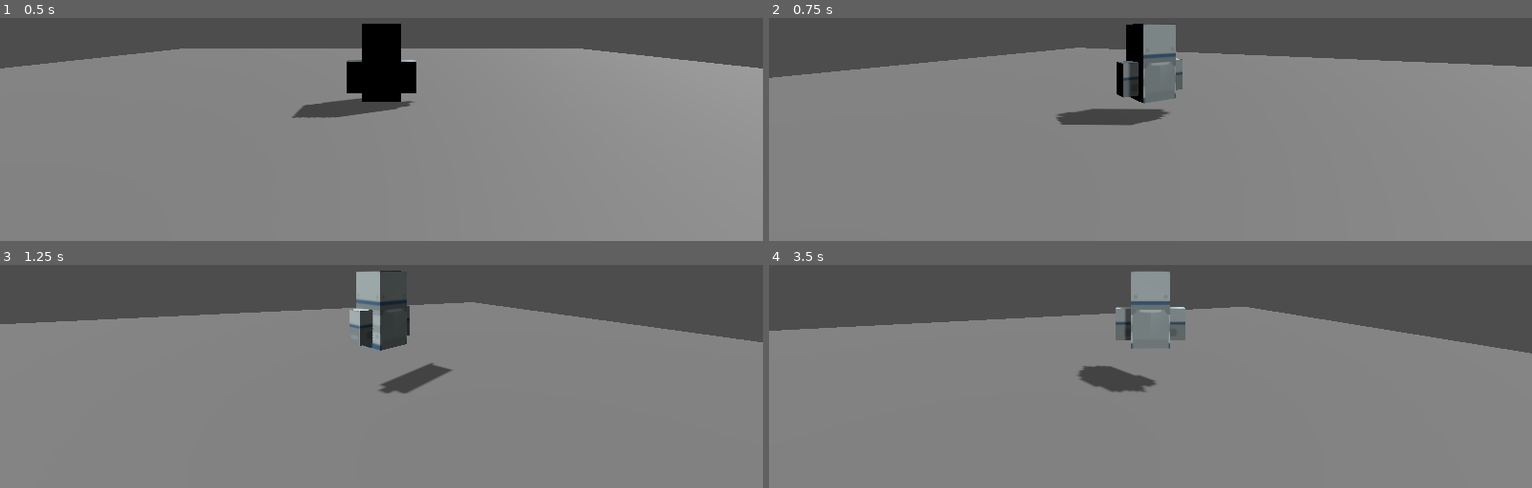
Above: before the commit, frames 1-4 (two rows, left to right).
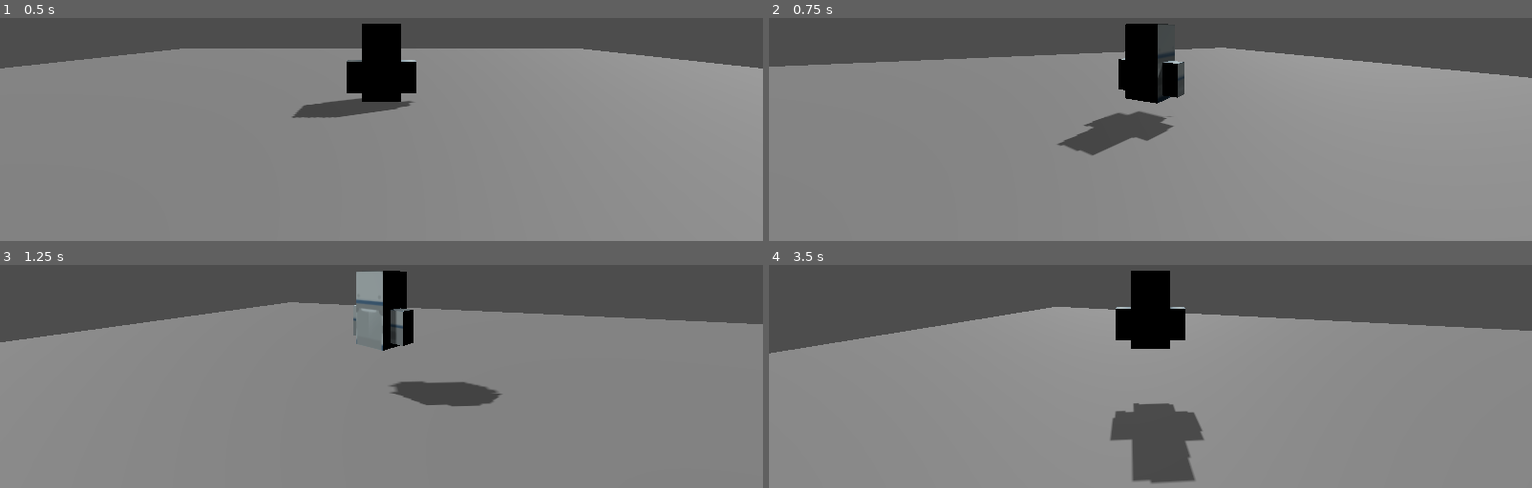
Above: after the commit, the same moments.

Repository: JaeMark/SwordswornCustodian
Game: Godot game, scene res://Maps/Castle.tscn
Same seed, same stepped clock (60 frames per second), same inputs: the game is played once before the commit and once after it.
Inputs:
- Up to frame 1 (0.5 s): no input
- Up to frame 2 (0.75 s): tap Enter at 0.5 s; hold D (right) from 0.53 s (still down); tap Space (jump) at 0.6 s
- Up to frame 3 (1.25 s): keep holding D (right); tap Space (jump) at 0.77, 1.07 s
- Up to frame 4 (3.5 s): release D (right) at 1.28 s; hold S (back) 1.28-2.03 s; tap Space (jump) at 1.35, 1.52, 1.82, 2.1, 2.85, 3.02, 3.32 s; hold D (right) 2.03-2.78 s; hold W (forward) from 2.78 s (still down)

Frame 1 is identical in both runs. In frame 2, 5.7% of the frame differs, in the area x 0-100%, y 2-62%; in frame 3, 6.3%; in frame 4, 9.9%, in the area x 0-100%, y 2-98%.

Commit message:
Fixed wrong rotation direction

Diff:
--- a/Scripts/PlayerController.gd
+++ b/Scripts/PlayerController.gd
@@ -1,10 +1,10 @@
 extends CharacterBody3D
 
-@export var speed = 10.0
-@export var acceleration = 4.0
-@export var jump_speed = 8.0
-@export var rotation_speed = 5.0
-@export var camera_lag = 0.1 # Adjust this value to control the camera lag
+@export var speed : = 10.0
+@export var acceleration : = 4.0
+@export var jump_speed : = 8.0
+@export var rotation_speed : = 5.0
+@export var camera_lag : = 0.1 # Adjust this value to control the camera lag
 
 # Get the gravity from the project settings to be synced with RigidBody nodes.
 var gravity = ProjectSettings.get_setting("physics/3d/default_gravity")
@@ -29,8 +29,8 @@
 
 	# Rotate the player left or right
 	if input_dir.x != 0:
-		model.rotation.y += input_dir.x * rotation_speed * delta
-		target_spring_rotation += input_dir.x * rotation_speed * delta
+		model.rotation.y -= input_dir.x * rotation_speed * delta # <- Changed the sign here
+		target_spring_rotation -= input_dir.x * rotation_speed * delta # <- Changed the sign here
 
 	spring_arm.rotation.y = lerp_angle(spring_arm.rotation.y, target_spring_rotation, camera_lag)
 
